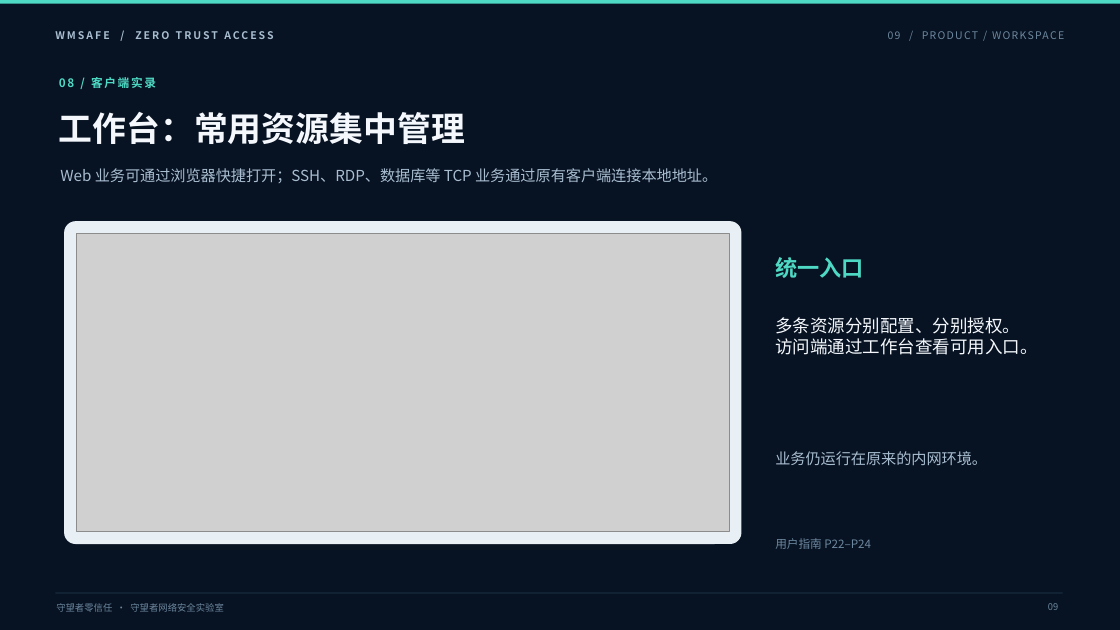
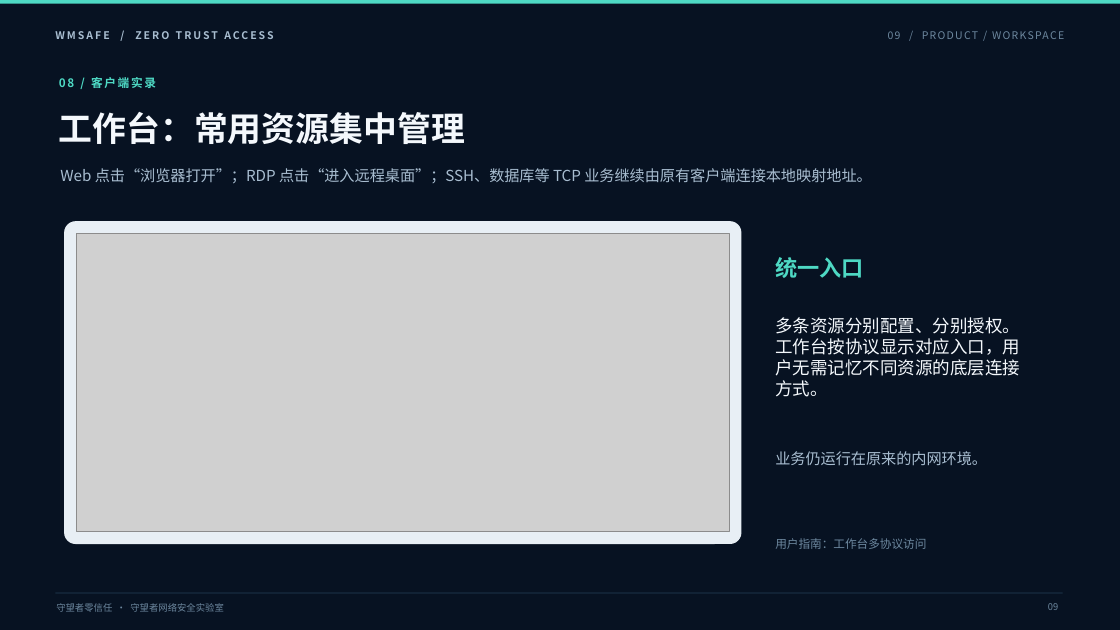
Before and after one commit to wmsafe/wmsafe.github.io, a slide deck: slide 9 of media/wmsafe-product-presentation.pptx. Drawn at 1120x630 pixels with LibreOffice and Linux fonts; fonts in the diff are those of the drawing; grey boxes stand for pictures. Boxes give left, top, right and bottom in pixels: in the first picture for what was removed or moved away, otherwise in the second. Text is boxed around its words. In the diff, an @@ line names an element or a change of style, - is before the commit and + after.

```diff
--- a/media/wmsafe-product-presentation.pptx
+++ b/media/wmsafe-product-presentation.pptx
@@ text at <box>60,168,871,183</box>: text changed @@
-Web 业务可通过浏览器快捷打开；SSH、RDP、数据库等 TCP 业务通过原有客户端连接本地地址。
+Web 点击“浏览器打开”；RDP 点击“进入远程桌面”；SSH、数据库等 TCP 业务继续由原有客户端连接本地映射地址。
@@ text at <box>775,317,1020,397</box>: text changed @@
-多条资源分别配置、分别授权。访问端通过工作台查看可用入口。
+多条资源分别配置、分别授权。工作台按协议显示对应入口，用户无需记忆不同资源的底层连接方式。
@@ text at <box>775,538,926,549</box>: text changed @@
-用户指南 P22–P24
+用户指南：工作台多协议访问
```
Also in this commit, not shown: 6 other slides changed, 12 other files.
